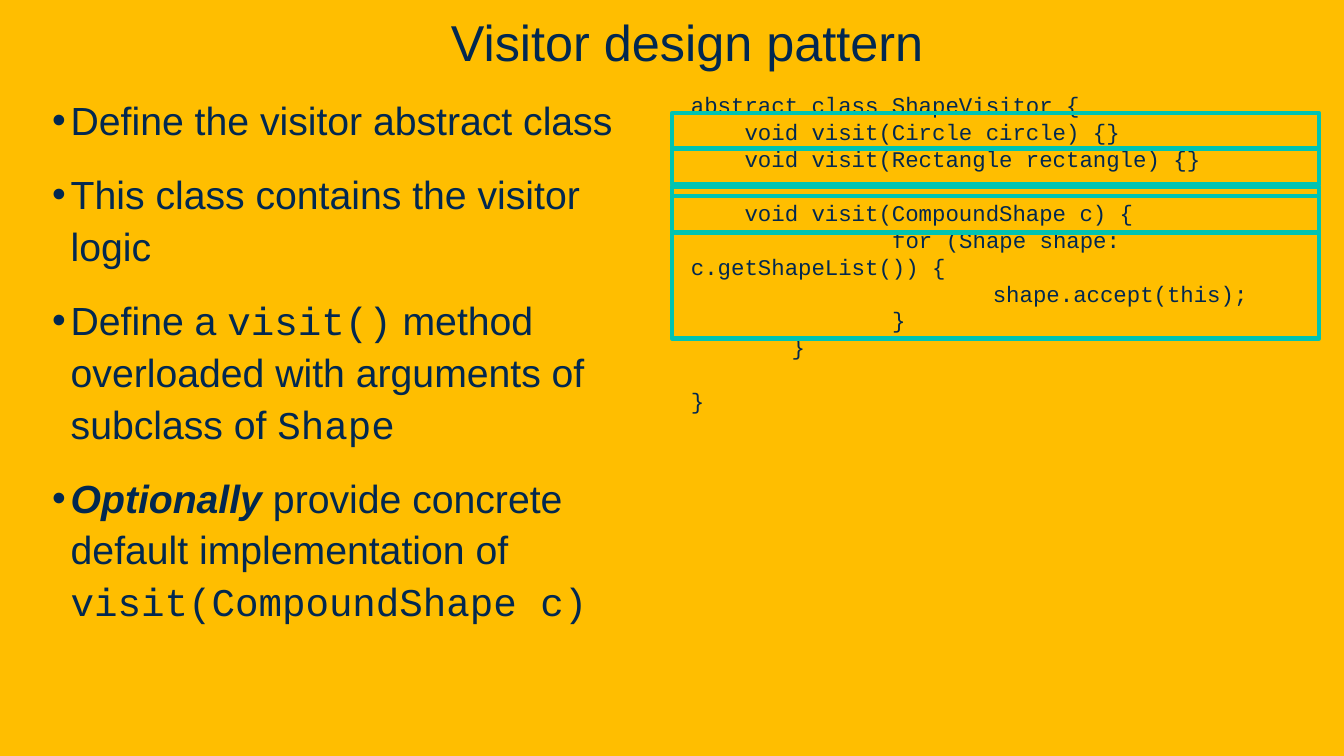
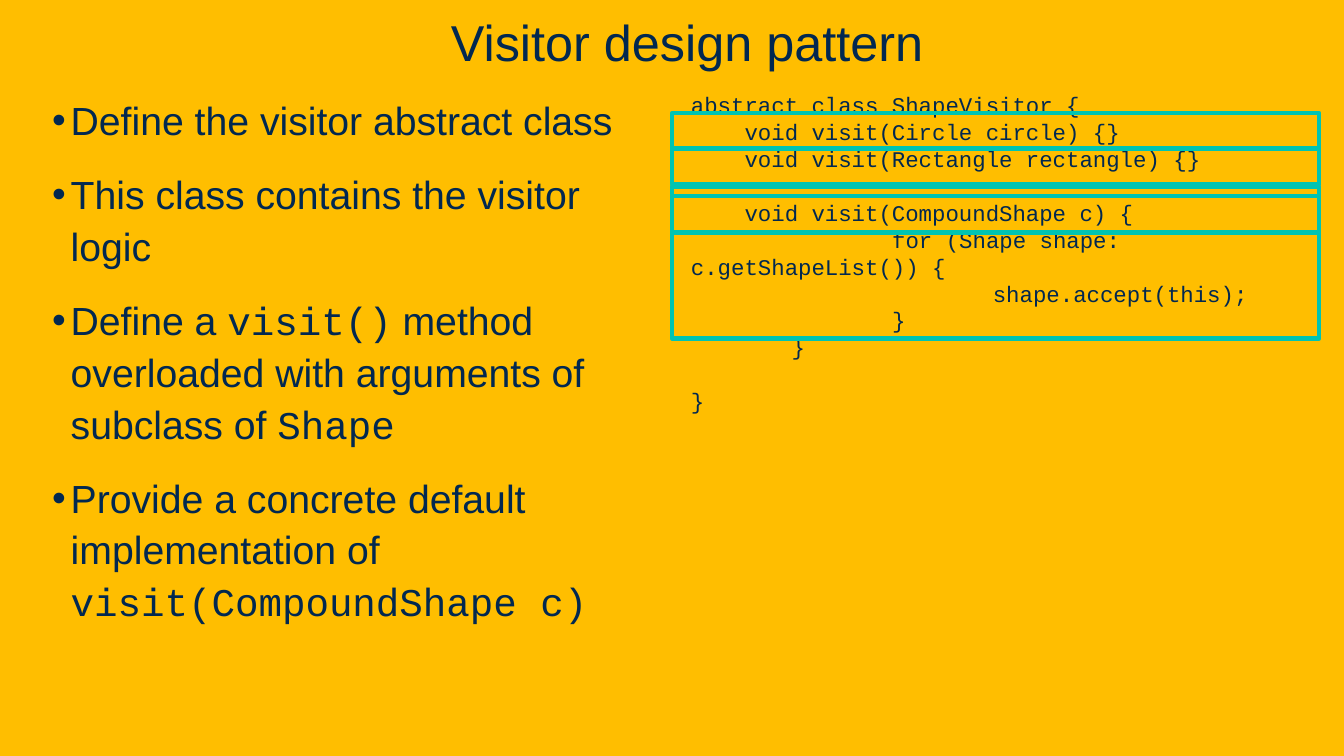
Before and after one commit to davsec-teaching/ECS160-Winter2025, a slide deck: slide 121 of slides/8_design_patterns.pptx (slide 120 before the commit). Drawn at 1344x756 pixels with LibreOffice and Linux fonts; fonts in the diff are those of the drawing; background and template pictures are left out. Boxes give left, top, right and bottom in pixels: in the first picture for what was removed or moved away, otherwise in the second. Text is boxed around its words. In the diff, an @@ line names an element or a change of style, - is before the commit and + after.

```diff
--- a/slides/8_design_patterns.pptx
+++ b/slides/8_design_patterns.pptx
@@ text at bbox=[71, 484, 587, 624]: text changed @@
-• Optionally provide concrete default implementation of visit(CompoundShape c)
+• Provide a concrete default implementation of visit(CompoundShape c)
```
Also in this commit, not shown: 10 other slides changed, 2 slides added, 1 slide removed, 1 other file.
